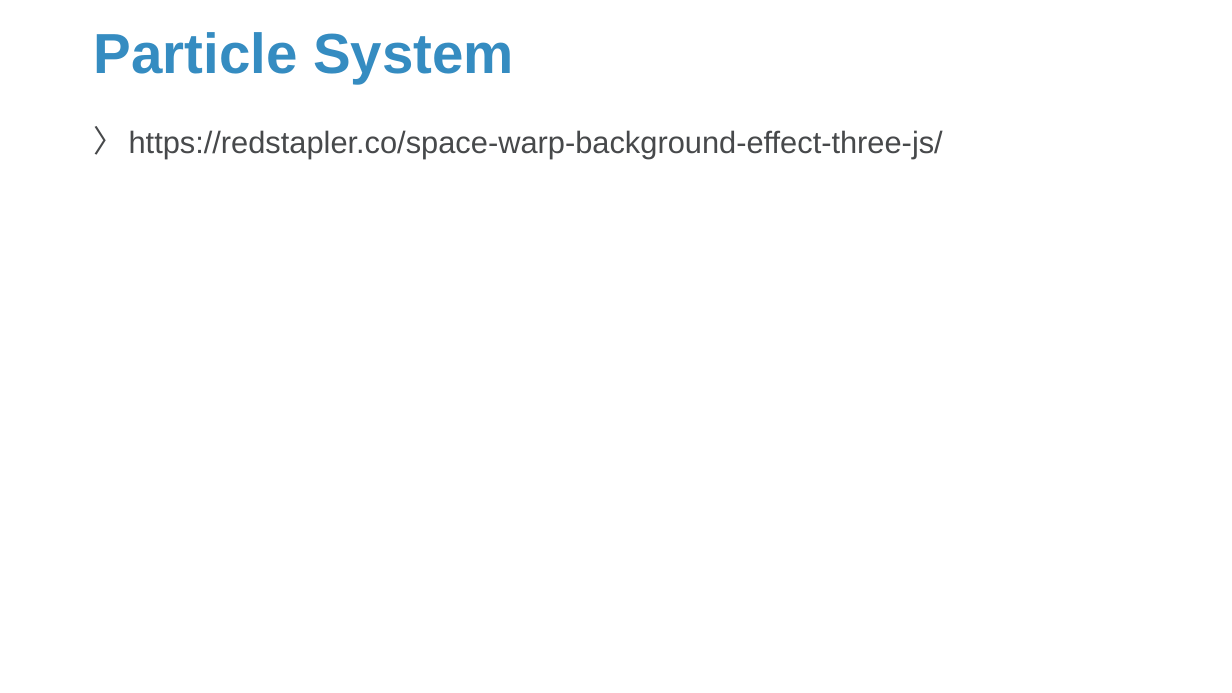
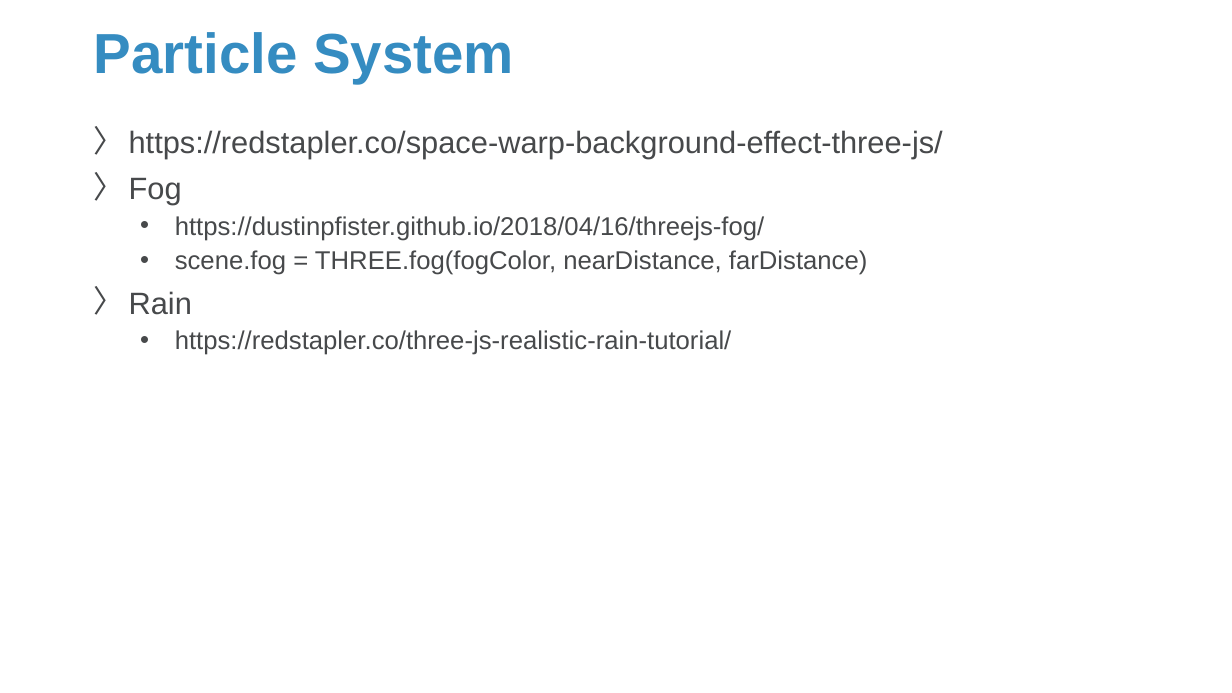
Before and after one commit to Sparks-Lu/TechNotes, a slide deck: slide 12 of Web/ThreeJS-Notes.pptx (slide 8 before the commit). Drawn at 1232x693 pixels with LibreOffice and Linux fonts; fonts in the diff are those of the drawing; background and template pictures are left out. Boxes give left, top, right and bottom in pixels: in the first picture for what was removed or moved away, otherwise in the second. Text is boxed around its words. In the diff, an @@ line names an element or a change of style, - is before the commit and + after.

```diff
--- a/Web/ThreeJS-Notes.pptx
+++ b/Web/ThreeJS-Notes.pptx
@@ text at [129, 178, 867, 355]: paragraphs added @@
+〉 Fog
+  • https://dustinpfister.github.io/2018/04/16/threejs-fog/
+  • scene.fog = THREE.fog(fogColor, nearDistance, farDistance)
+〉 Rain
+  • https://redstapler.co/three-js-realistic-rain-tutorial/
```
Also in this commit, not shown: 4 other slides changed, 4 slides added, 23 other files.
